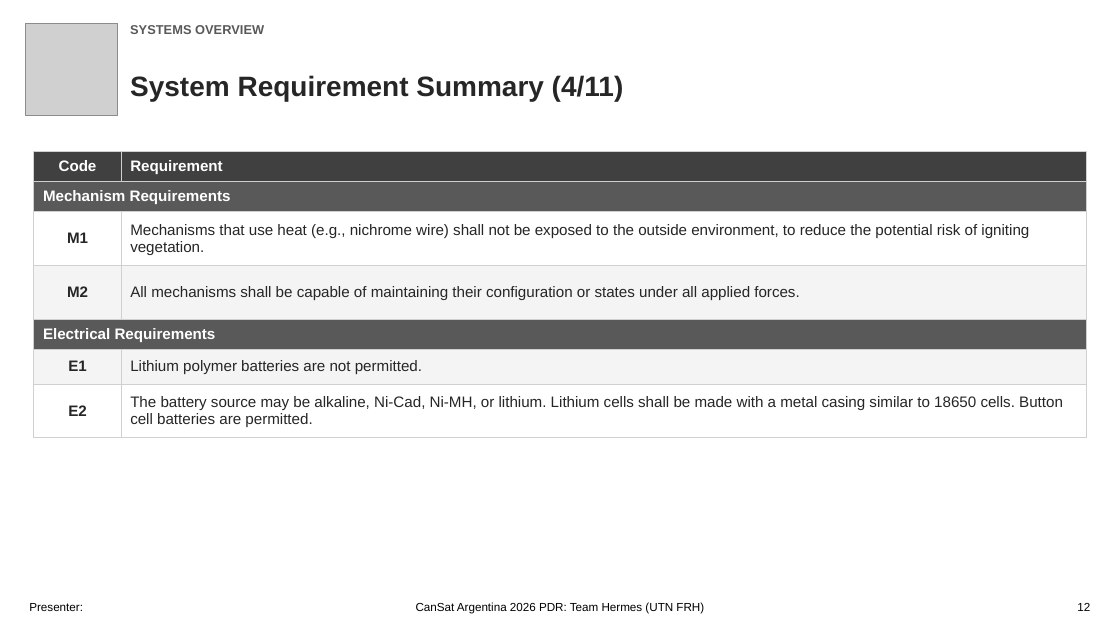
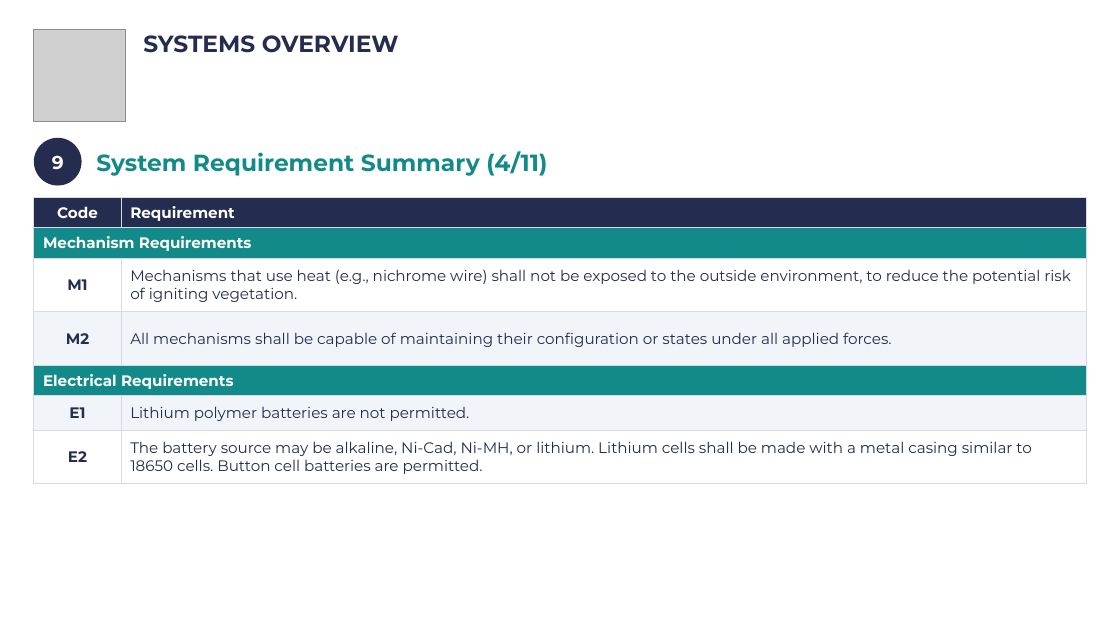
Before and after one commit to Caetano18/proyecto, a slide deck: slide 12 of cansat_pdr/laminas_plantilla/CanSat_PDR_Hermes_completo.pptx. Drawn at 1120x630 pixels with LibreOffice and Linux fonts; fonts in the diff are those of the drawing; grey boxes stand for pictures; background and template pictures are left out. Boxes give left, top, right and bottom in pixels: in the first picture for what was removed or moved away, otherwise in the second. Text is boxed around its words. In the diff, an @@ line names an element or a change of style, - is before the commit and + after.

```diff
--- a/cansat_pdr/laminas_plantilla/CanSat_PDR_Hermes_completo.pptx
+++ b/cansat_pdr/laminas_plantilla/CanSat_PDR_Hermes_completo.pptx
@@ picture: place and size @@
-picture at (25, 24, 118, 116)
+picture at (34, 29, 125, 121)
@@ text "SYSTEMS OVERVIEW": place and size @@
-text "SYSTEMS OVERVIEW" at (130, 25, 264, 34)
+text "SYSTEMS OVERVIEW" at (143, 35, 399, 53)
@@ text "SYSTEMS OVERVIEW" at (143, 35, 399, 53): size 11 to 20 pt, font Arial to Montserrat, text colour #595959 to #242C4F @@
@@ ellipse added at (34, 138, 82, 186), fill #242C4F, 16 pt, text #FFFFFF, bold @@
+9
@@ text "System Requirement Summary (4/11)": place and size @@
-text "System Requirement Summary (4/11)" at (130, 75, 624, 102)
+text "System Requirement Summary (4/11)" at (96, 151, 547, 176)
@@ text "System Requirement Summary (4/11)" at (96, 151, 547, 176): size 24 to 20 pt, font Arial to Montserrat, text colour #262626 to #138A8A @@
@@ table at (34, 197, 1086, 484) @@
@@ fill #404040 to #242C4F in row 1 @@
@@ fill #595959 to #138A8A in 2 cells @@
@@ fill #F4F4F4 to #F1F4F9 in 4 cells @@
@@ font Arial to Montserrat @@
@@ text colour #262626 to #242C4F in "M1", "Mechanisms that use heat (e.g., nichrome wire) ...", "M2", "All mechanisms shall be capable of maintaining ..." and 4 more places @@
@@ borders changed @@
@@ table: place and size @@
-table at (34, 151, 1086, 438)
+table at (34, 197, 1086, 484)
@@ text removed at (29, 603, 83, 611) @@
-Presenter:
@@ text removed at (416, 602, 704, 614) @@
-CanSat Argentina 2026 PDR: Team Hermes (UTN FRH)
@@ text removed at (1077, 603, 1090, 611) @@
-12
```
Also in this commit, not shown: 105 other slides changed, 18 other files.
